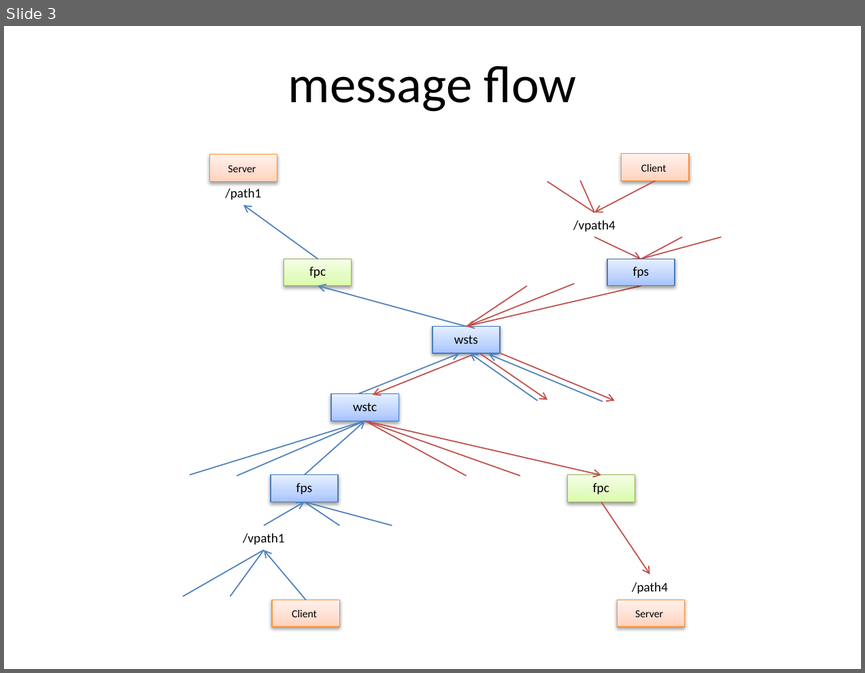
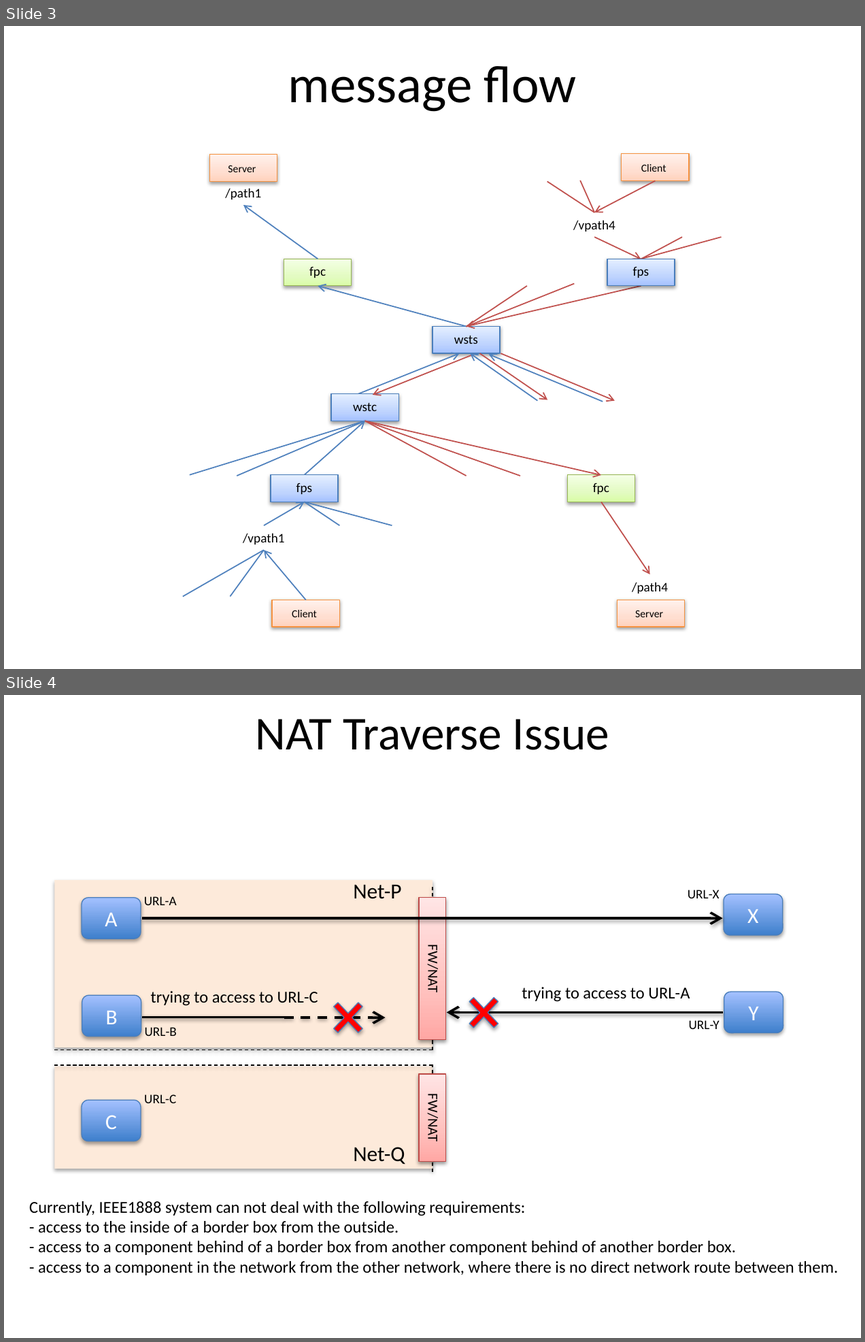
Before and after one commit to tanupoo/west, a slide deck: doc/any-proxy-websocket.pptx. Shown one above the other, each under a label of ours: slide 3 before the commit, slides 3 and 4 after it. The pictures are 865x673 and 865x1342 pixels, drawn with LibreOffice and Linux fonts; fonts in the diff are those of the drawing. Boxes give left, top, right and bottom in pixels: in the first picture for what was removed or moved away, otherwise in the second. Text is boxed around its words. In the diff, an @@ line names an element or a change of style, - is before the commit and + after.

```diff
--- a/doc/any-proxy-websocket.pptx
+++ b/doc/any-proxy-websocket.pptx
@@ slide 4 added at bbox=[4, 695, 861, 1338], background #FFFFFF @@
@@ title added at bbox=[255, 719, 609, 750], 39.6 pt, text #000000 @@
+NAT Traverse Issue
@@ rectangle added at bbox=[54, 880, 432, 1047], fill #FDEADA @@
@@ rounded rectangle added at bbox=[82, 897, 141, 938], fill gradient #3F80CE to #A4C4FF, outline #4B7EBC 0.75 pt, 18 pt, text #FFFFFF @@
+A
@@ text added at bbox=[144, 896, 177, 905], 11 pt, text #000000 @@
+URL-A
@@ text added at bbox=[353, 884, 401, 899], 18 pt, text #000000 @@
+Net-P
@@ rectangle added at bbox=[419, 897, 445, 1040], fill gradient #FFA6A5 to #FFC0BF to #FFE7E7, outline #BF4C48 0.75 pt @@
@@ line added from (432, 1050) to (432, 887), #000000 0.75 pt dashed @@
@@ text added at bbox=[687, 889, 719, 898], 11 pt, text #000000 @@
+URL-X
@@ rounded rectangle added at bbox=[723, 894, 783, 935], fill gradient #3F80CE to #A4C4FF, outline #4B7EBC 0.75 pt, 18 pt, text #FFFFFF @@
+X
@@ arrow added from (142, 918) to (723, 918), #000000 2 pt @@
@@ text added at bbox=[424, 949, 442, 991], 12 pt, text #000000 @@
+FW/NAT
@@ rounded rectangle added at bbox=[82, 995, 141, 1036], fill gradient #3F80CE to #A4C4FF, outline #4B7EBC 0.75 pt, 18 pt, text #FFFFFF @@
+B
@@ text added at bbox=[151, 991, 318, 1006], 14 pt, text #000000 @@
+trying to access to URL-C
@@ cross added at bbox=[324, 992, 372, 1042], fill #FF0000, outline #4B7EBC 0.75 pt @@
@@ cross added at bbox=[460, 987, 507, 1037], fill #FF0000, outline #4B7EBC 0.75 pt @@
@@ text added at bbox=[521, 987, 689, 1002], 14 pt, text #000000 @@
+trying to access to URL-A
@@ rounded rectangle added at bbox=[723, 991, 783, 1032], fill gradient #3F80CE to #A4C4FF, outline #4B7EBC 0.75 pt, 18 pt, text #FFFFFF @@
+Y
@@ line added from (142, 1017) to (284, 1017), #000000 2 pt @@
@@ arrow added from (284, 1017) to (385, 1017), #000000 2 pt dashed @@
@@ arrow added from (723, 1012) to (446, 1012), #000000 2 pt @@
@@ text added at bbox=[689, 1020, 719, 1029], 11 pt, text #000000 @@
+URL-Y
@@ text added at bbox=[145, 1027, 177, 1036], 11 pt, text #000000 @@
+URL-B
@@ line added from (54, 1050) to (432, 1050), #000000 0.75 pt dashed @@
@@ rectangle added at bbox=[54, 1066, 432, 1168], fill #FDEADA @@
@@ line added from (54, 1065) to (432, 1065), #000000 0.75 pt dashed @@
@@ rectangle added at bbox=[419, 1074, 445, 1161], fill gradient #FFA6A5 to #FFC0BF to #FFE7E7, outline #BF4C48 0.75 pt @@
@@ line added from (432, 1172) to (432, 1064), #000000 0.75 pt dashed @@
@@ rounded rectangle added at bbox=[82, 1100, 141, 1140], fill gradient #3F80CE to #A4C4FF, outline #4B7EBC 0.75 pt, 18 pt, text #FFFFFF @@
+C
@@ text added at bbox=[144, 1094, 176, 1103], 11 pt, text #000000 @@
+URL-C
@@ text added at bbox=[424, 1098, 442, 1140], 12 pt, text #000000 @@
+FW/NAT
@@ text added at bbox=[353, 1147, 405, 1164], 18 pt, text #000000 @@
+Net-Q
@@ text added at bbox=[29, 1201, 838, 1275], 14 pt, text #000000 @@
+Currently, IEEE1888 system can not deal with the following requirements:
+- access to the inside of a border box from the outside.
+- access to a component behind of a border box from another component behind of another border box.
+- access to a component in the network from the other network, where there is no direct network route between them.
```
Also in this commit, not shown: 2 slides changed, 1 other slide added.
